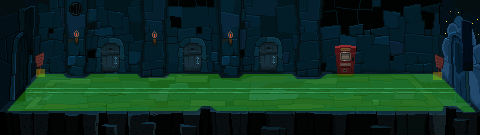
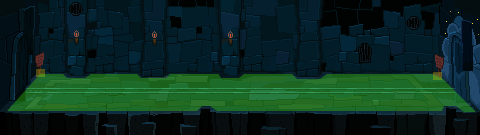
Layered file, before and after one edit (480×135). Changes by layer:
renamed "Layer 5" to "Ventana 01", painted on it over (110, 43, 372, 77)
added layer "Ventana redonda" in group "Hub.png" over (407, 16, 421, 30)
removed layer "Layer 3 copy 2" from group "Hub.png" over (252, 36, 285, 72)
removed layer "Layer 3 copy" from group "Hub.png" over (176, 37, 209, 73)
removed layer "Layer 3" from group "Hub.png" over (94, 37, 127, 73)
